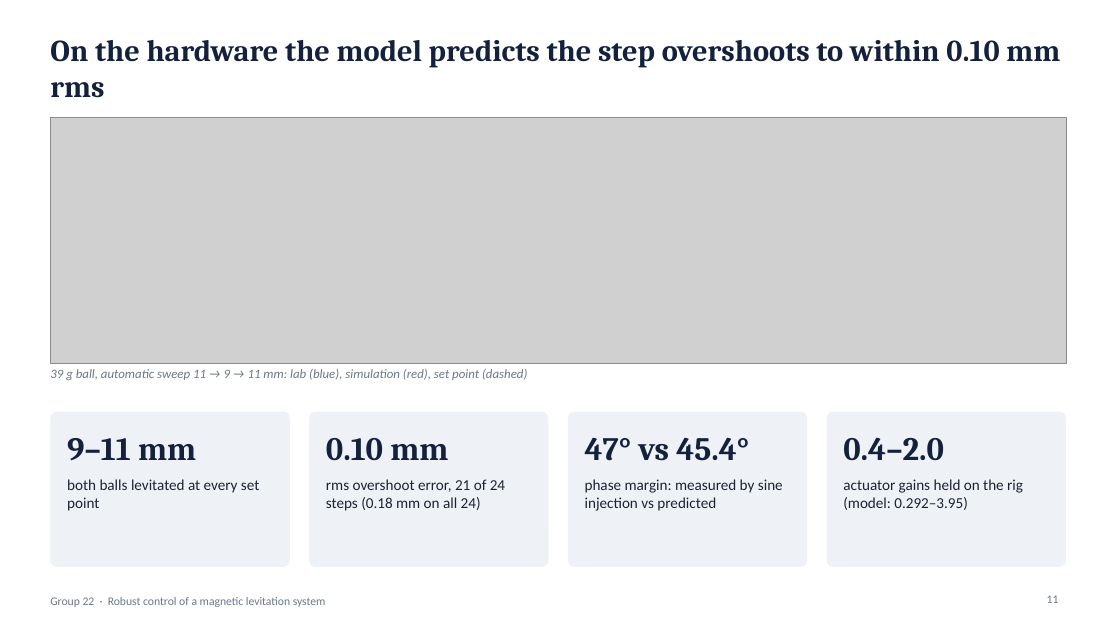
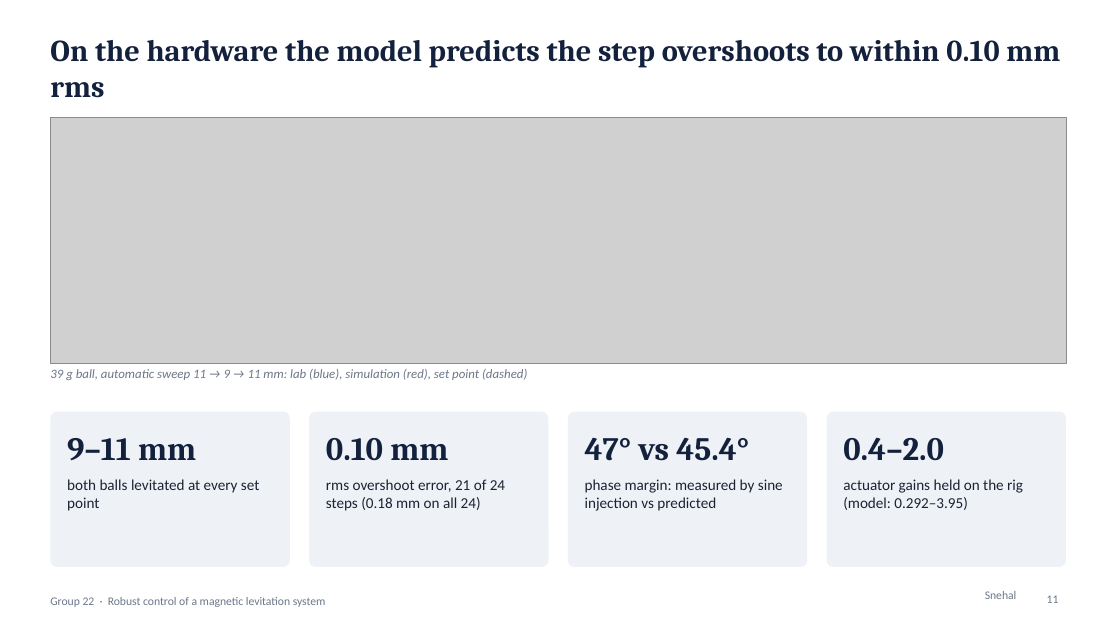
Before and after one commit to Ritvik479/EE302-maglev-project-G22, a slide deck: slide 11 of slides/G22_Presentation.pptx. Drawn at 1120x630 pixels with LibreOffice and Linux fonts; fonts in the diff are those of the drawing; grey boxes stand for pictures. Boxes give left, top, right and bottom in pixels: in the first picture for what was removed or moved away, otherwise in the second. Text is boxed around its words. In the diff, an @@ line names an element or a change of style, - is before the commit and + after.

```diff
--- a/slides/G22_Presentation.pptx
+++ b/slides/G22_Presentation.pptx
@@ text added at bbox=[985, 591, 1017, 599], 10 pt, text #6B7789 @@
+Snehal
```
Also in this commit, not shown: 16 other slides changed, 47 other files.
